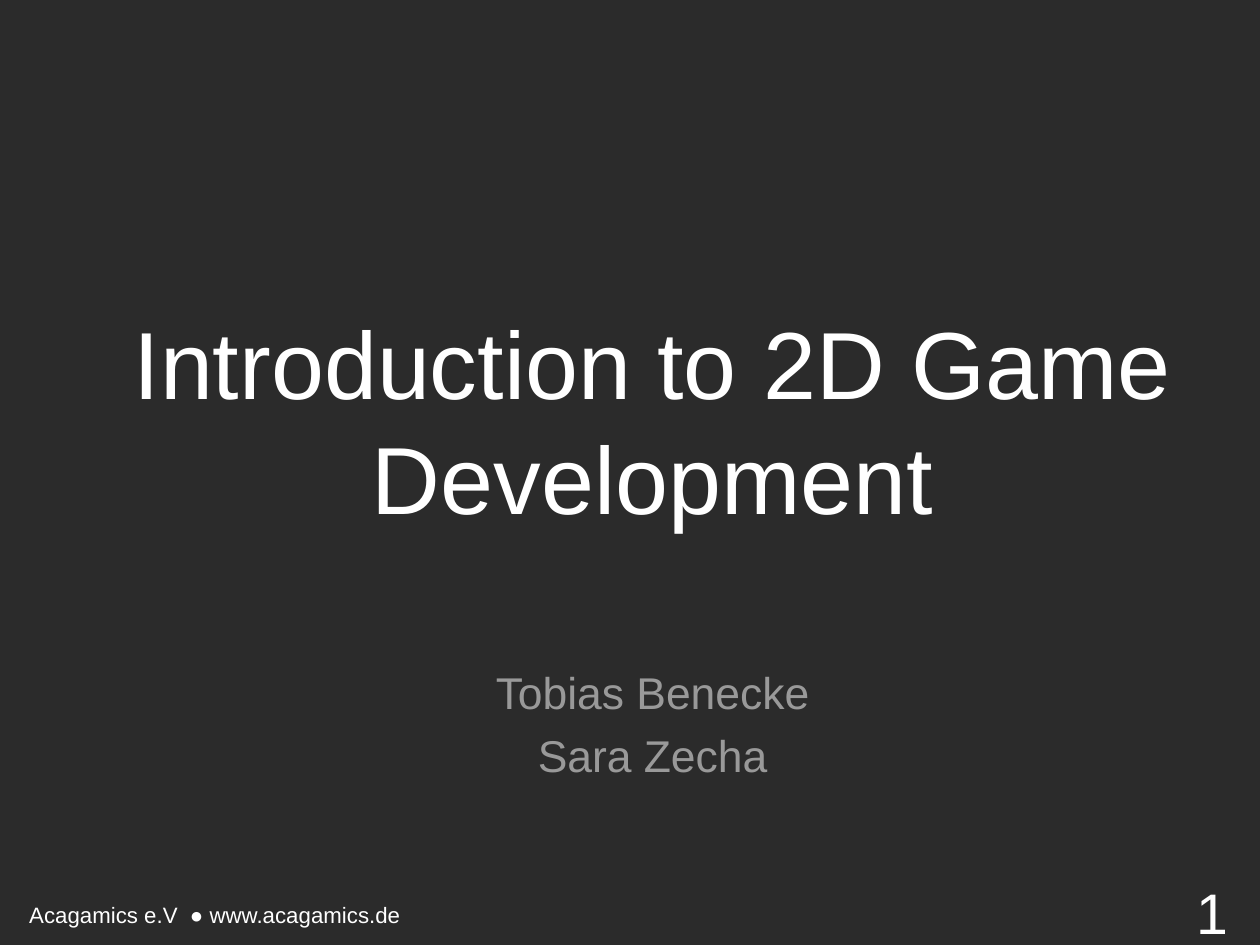
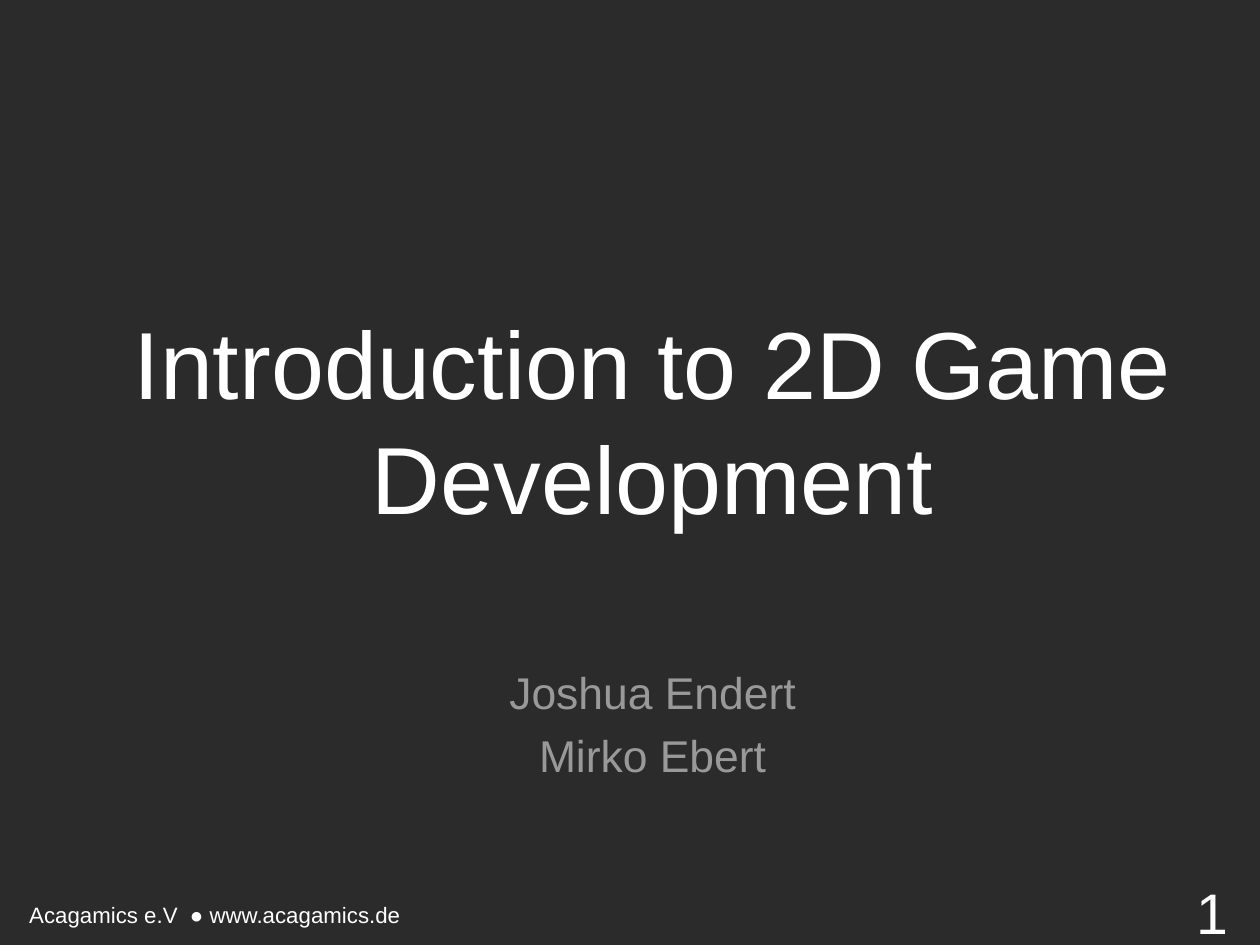
Before and after one commit to endert/Intro2D, a slide deck: slide 1 of 6. Vorlesung 18.11.15/6. Vorstellung.odp. Drawn at 1260x945 pixels with LibreOffice and Linux fonts; fonts in the diff are those of the drawing; background and template pictures are left out; a plain dark background stands for a picture behind light text. Boxes give left, top, right and bottom in pixels: in the first picture for what was removed or moved away, otherwise in the second. Text is boxed around its words. In the diff, an @@ line names an element or a change of style, - is before the commit and + after.

```diff
--- a/6. Vorlesung 18.11.15/6. Vorstellung.odp
+++ b/6. Vorlesung 18.11.15/6. Vorstellung.odp
@@ text at (509, 677, 796, 773): text changed @@
-Tobias Benecke
-Sara Zecha
+Joshua Endert
+Mirko Ebert
```
Also in this commit, not shown: 2 other slides changed, 3 slides added, 2 slides removed, 3 other files.
